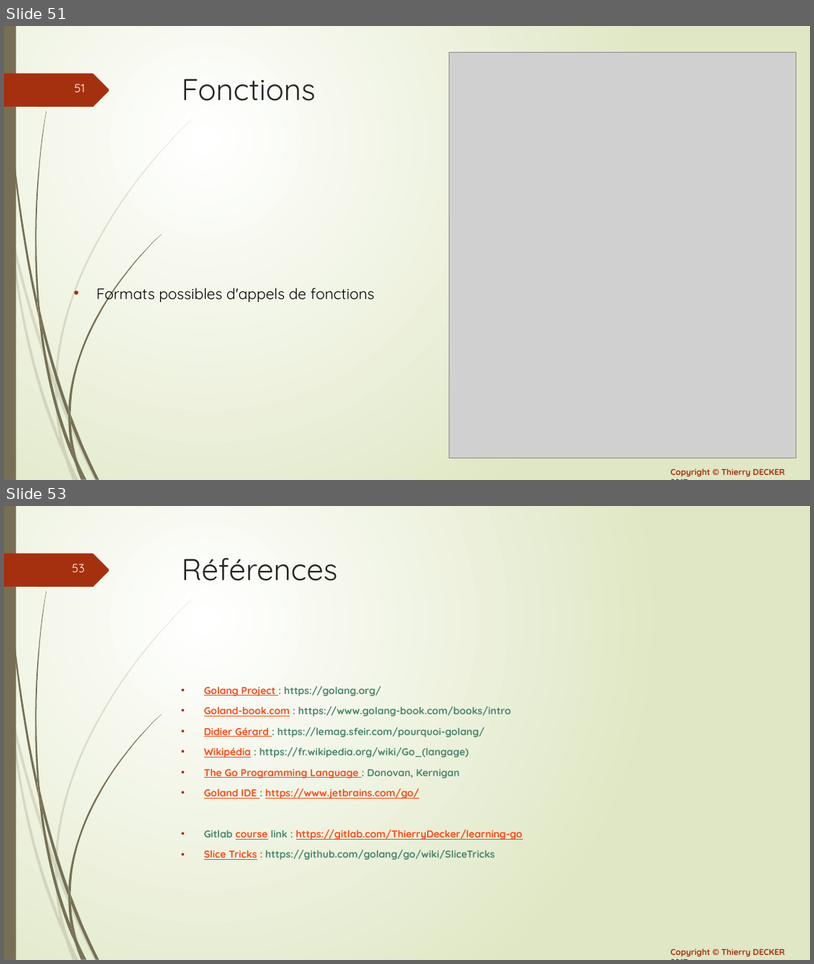
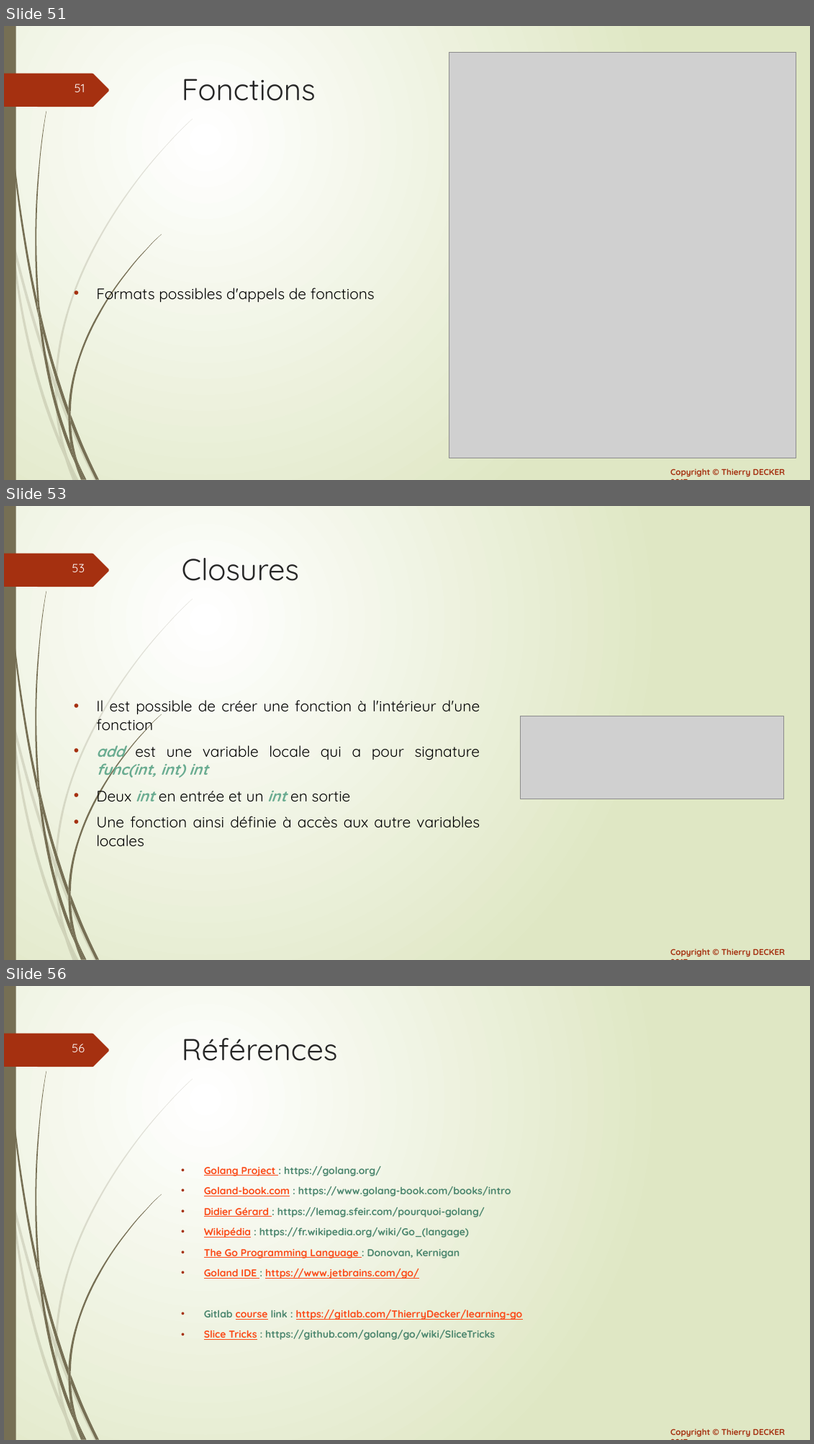
Before and after one commit to thierrydecker/learning-go, a slide deck: documentations/learning-go.pptx. Shown one above the other, each under a label of ours: slides 51 and 53 before the commit, slides 51, 53 and 56 after it; the slides between them are not shown. The pictures are 814x964 and 814x1444 pixels, drawn with LibreOffice and Linux fonts; fonts in the diff are those of the drawing; grey boxes stand for pictures. Boxes give left, top, right and bottom in pixels: in the first picture for what was removed or moved away, otherwise in the second. Text is boxed around its words. In the diff, an @@ line names an element or a change of style, - is before the commit and + after.

Commit message:
Added closures

```diff
--- a/documentations/learning-go.pptx
+++ b/documentations/learning-go.pptx
@@ slide 53 added at (x1=4, y1=506, x2=810, y2=960), background gradient #FFFFFF to #DFE8C4; not listed: 26 template elements that a slide beside it also shows @@
@@ title added at (x1=182, y1=558, x2=300, y2=581), 36 pt, text #262626 @@
+Closures
@@ text added at (x1=96, y1=700, x2=480, y2=847), 18 pt, text #000000 @@
+• Il est possible de créer une fonction à l'intérieur d'une fonction
+• add est une variable locale qui a pour signature func(int, int) int
+• Deux int en entrée et un int en sortie
+• Une fonction ainsi définie à accès aux autre variables locales
@@ picture added at (x1=521, y1=716, x2=784, y2=798) @@
@@ what was slide 53 is now slide 56 @@
@@ page number at (x1=72, y1=1044, x2=85, y2=1052): text changed @@
-53
+56
```
Also in this commit, not shown: 1 slide changed, 2 other slides added, 2 other files.
